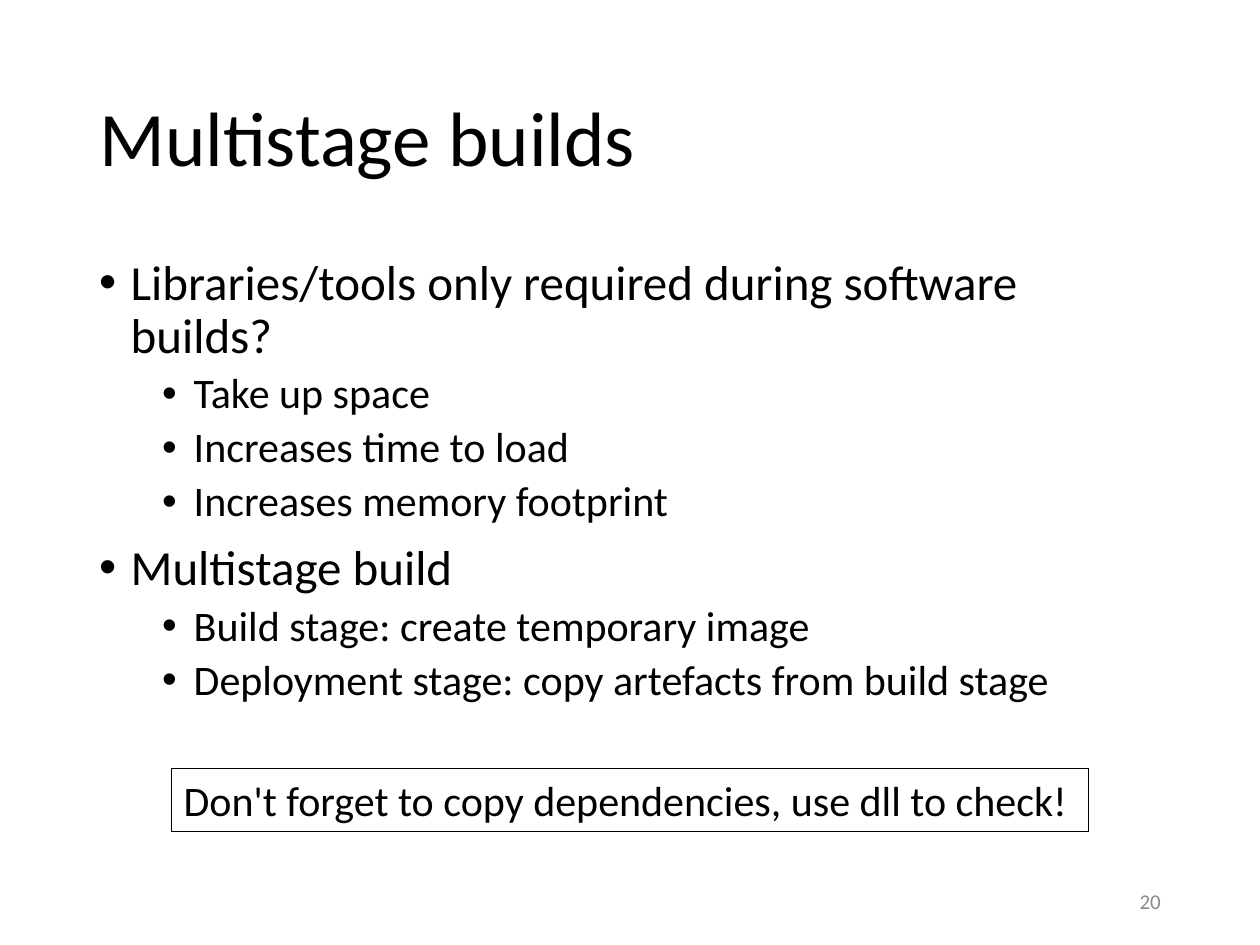
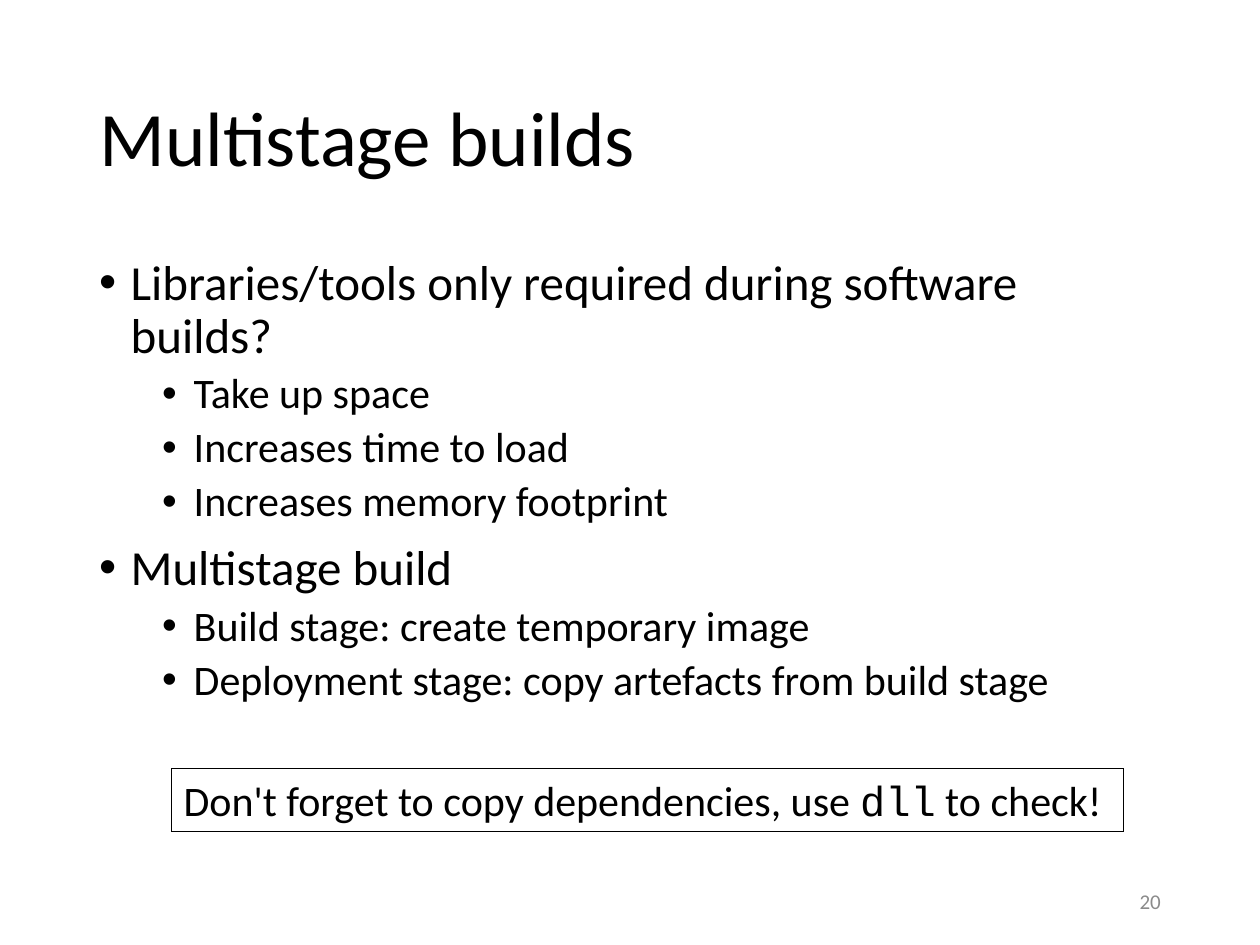
Before and after one commit to gjbex/Containers-for-HPC, a slide deck: slide 20 of singularity.pptx. Drawn at 1260x945 pixels with LibreOffice and Linux fonts; fonts in the diff are those of the drawing. Boxes give left, top, right and bottom in pixels: in the first picture for what was removed or moved away, otherwise in the second. Text is boxed around its words. In the diff, an @@ line names an element or a change of style, - is before the commit and + after.

```diff
--- a/singularity.pptx
+++ b/singularity.pptx
@@ rectangle "Don't forget to copy dependencies, ...": place and size @@
-rectangle "Don't forget to copy dependencies, ..." at <box>171,769,1089,832</box>
+rectangle "Don't forget to copy dependencies, ..." at <box>171,769,1124,832</box>
@@ rectangle "Don't forget to copy dependencies, ..." at <box>171,769,1124,832</box>: font Calibri to Courier New in "dll" @@
```
Also in this commit, not shown: 3 other slides changed.
